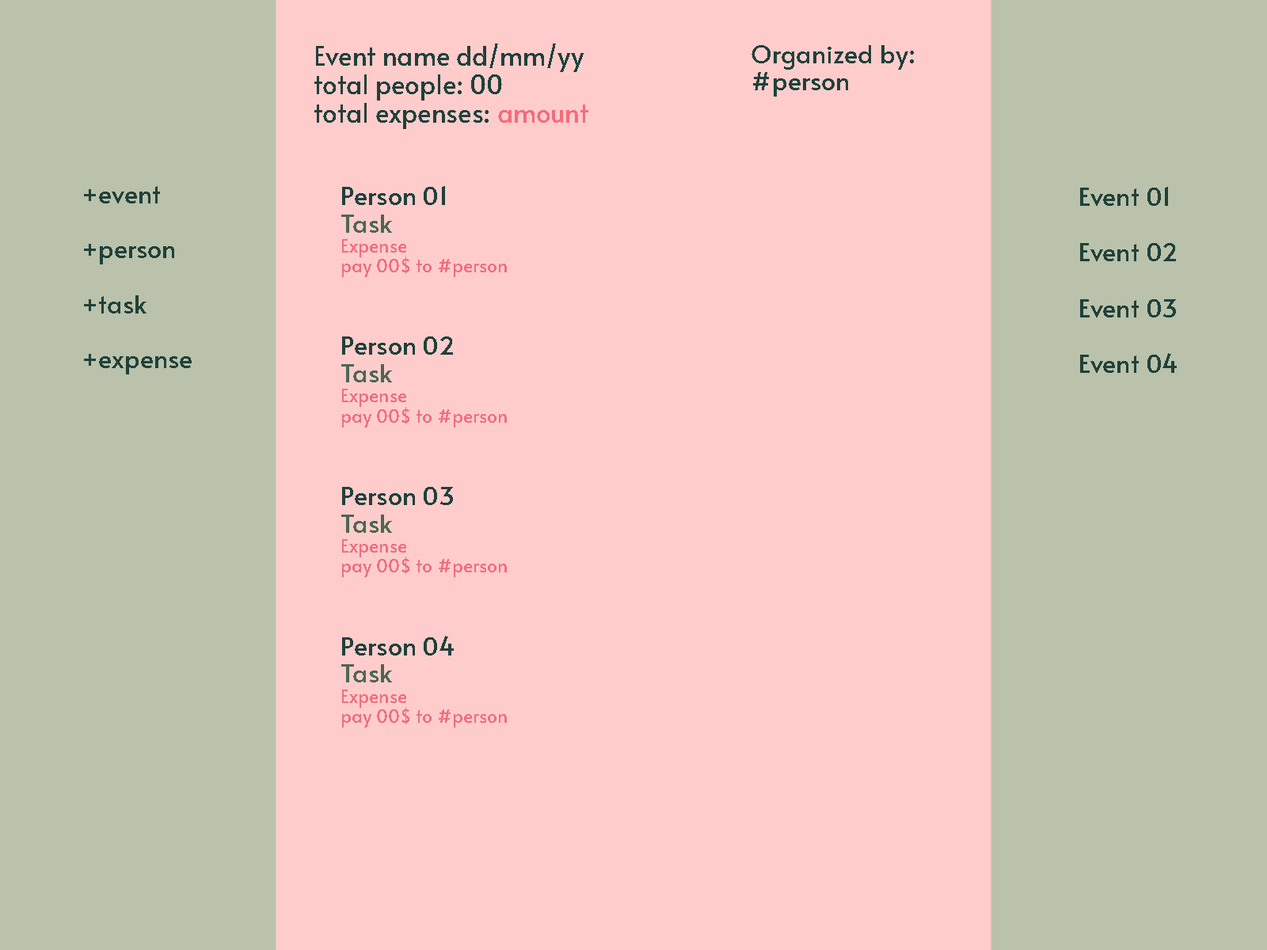
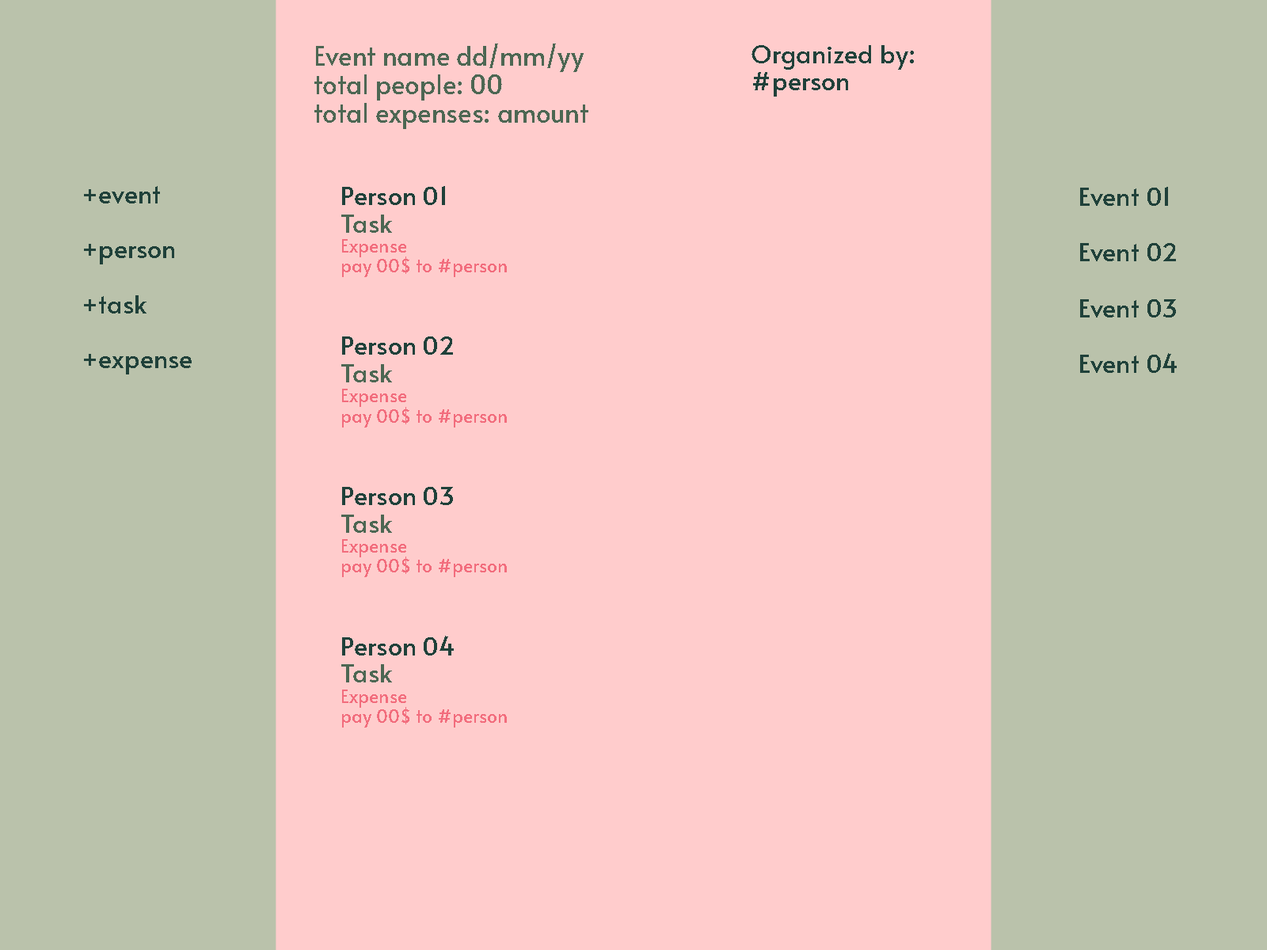
Two versions of the same layered image (1267x950). Layer-by-layer changes:
painted on "event name" over [314, 43, 589, 130]
